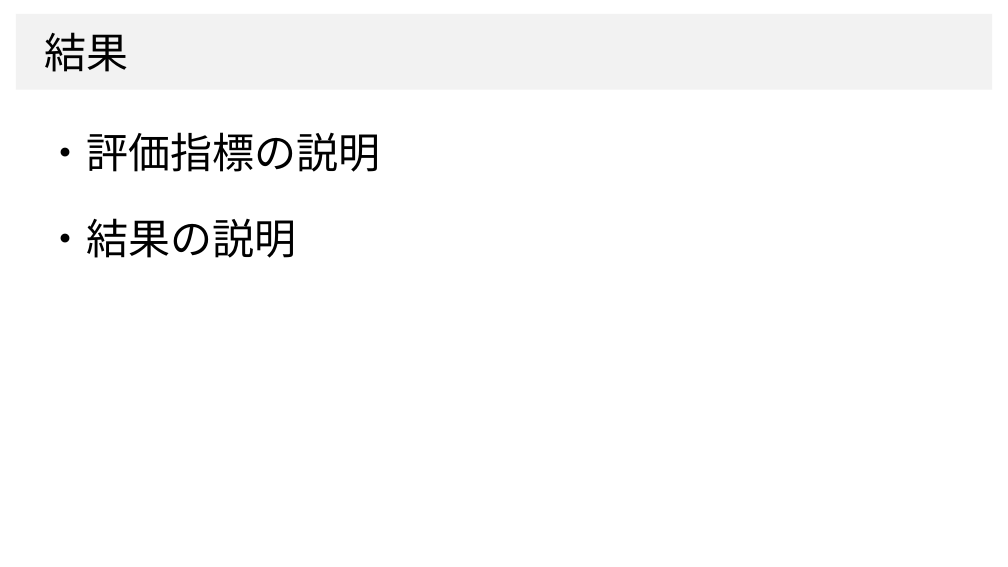
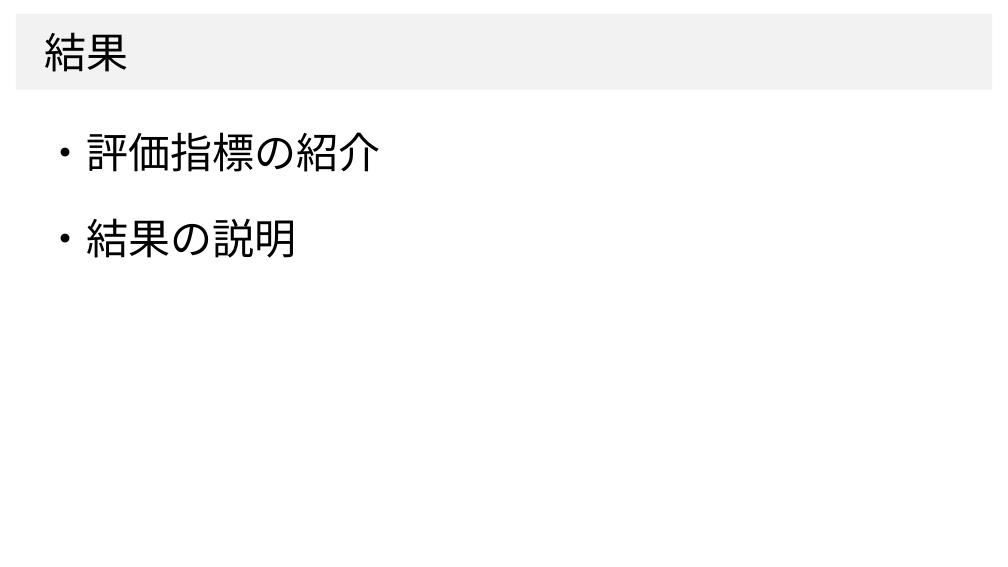
Before and after one commit to dhia-github/haselab-all, a slide deck: slide 17 of 20_発表資料/ゼミ資料/統一モデル_ゼミ資料２.pptx (slide 18 before the commit). Drawn at 1008x567 pixels with LibreOffice and Linux fonts; fonts in the diff are those of the drawing; background and template pictures are left out. Boxes give left, top, right and bottom in pixels: in the first picture for what was removed or moved away, otherwise in the second. Text is boxed around its words. In the diff, an @@ line names an element or a change of style, - is before the commit and + after.

```diff
--- a/20_発表資料/ゼミ資料/統一モデル_ゼミ資料２.pptx
+++ b/20_発表資料/ゼミ資料/統一モデル_ゼミ資料２.pptx
@@ text at (x1=45, y1=132, x2=381, y2=172): text changed @@
-・評価指標の説明
+・評価指標の紹介
```
Also in this commit, not shown: 10 other slides changed, 1 slide added, 2 slides removed.
